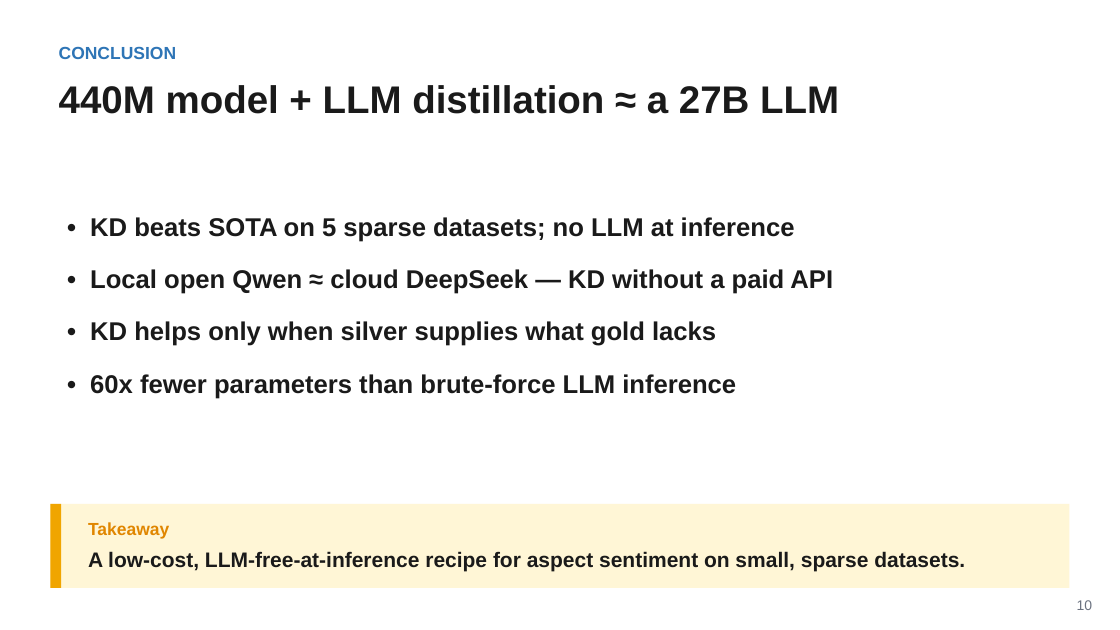
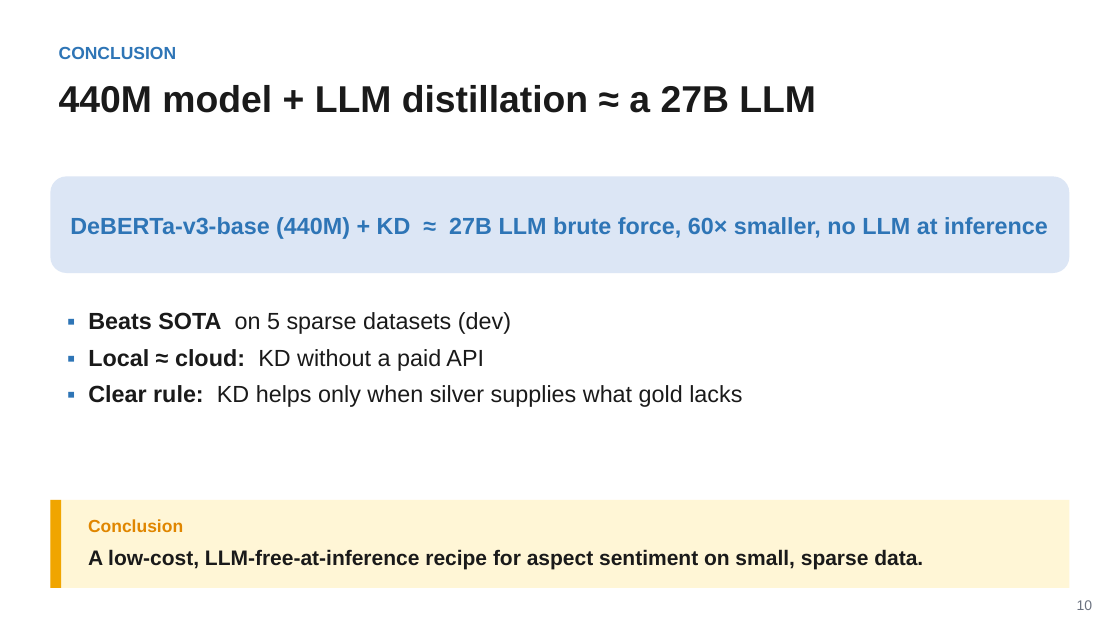
Before and after one commit to magnum-qin/ABSA-QUAD, a slide deck: slide 10 of docs/KD_group_meeting_20260629.pptx. Drawn at 1120x630 pixels with LibreOffice and Linux fonts; fonts in the diff are those of the drawing. Boxes give left, top, right and bottom in pixels: in the first picture for what was removed or moved away, otherwise in the second. Text is boxed around its words. In the diff, an @@ line names an element or a change of style, - is before the commit and + after.

```diff
--- a/docs/KD_group_meeting_20260629.pptx
+++ b/docs/KD_group_meeting_20260629.pptx
@@ text "440M model + LLM distillation ..." at <box>59,85,816,113</box>: size 33 to 32 pt @@
@@ rounded rectangle added at <box>50,176,1070,273</box>, fill #DCE6F5 @@
@@ text added at <box>70,217,1048,239</box>, 20 pt, text #2E75B6, bold @@
+DeBERTa-v3-base (440M) + KD ≈ 27B LLM brute force, 60× smaller, no LLM at inference
@@ text at <box>88,312,742,407</box>: text changed; size 22 to 20 pt; bold off @@
-• KD beats SOTA on 5 sparse datasets; no LLM at inference
-• Local open Qwen ≈ cloud DeepSeek — KD without a paid API
-• KD helps only when silver supplies what gold lacks
-• 60x fewer parameters than brute-force LLM inference
+▪ Beats SOTA on 5 sparse datasets (dev)
+▪ Local ≈ cloud: KD without a paid API
+▪ Clear rule: KD helps only when silver supplies what gold lacks
@@ rectangle: place and size @@
-rectangle at <box>50,504,1070,588</box>
+rectangle at <box>50,500,1070,588</box>
@@ rectangle: place and size @@
-rectangle at <box>50,504,61,588</box>
+rectangle at <box>50,500,61,588</box>
@@ text removed at <box>88,522,169,539</box> @@
-Takeaway
@@ text added at <box>88,519,183,532</box>, 15 pt, text #E08600, bold @@
+Conclusion
@@ text at <box>88,549,923,569</box>: text changed @@
-A low-cost, LLM-free-at-inference recipe for aspect sentiment on small, sparse datasets.
+A low-cost, LLM-free-at-inference recipe for aspect sentiment on small, sparse data.
```
Also in this commit, not shown: 9 other slides changed.
